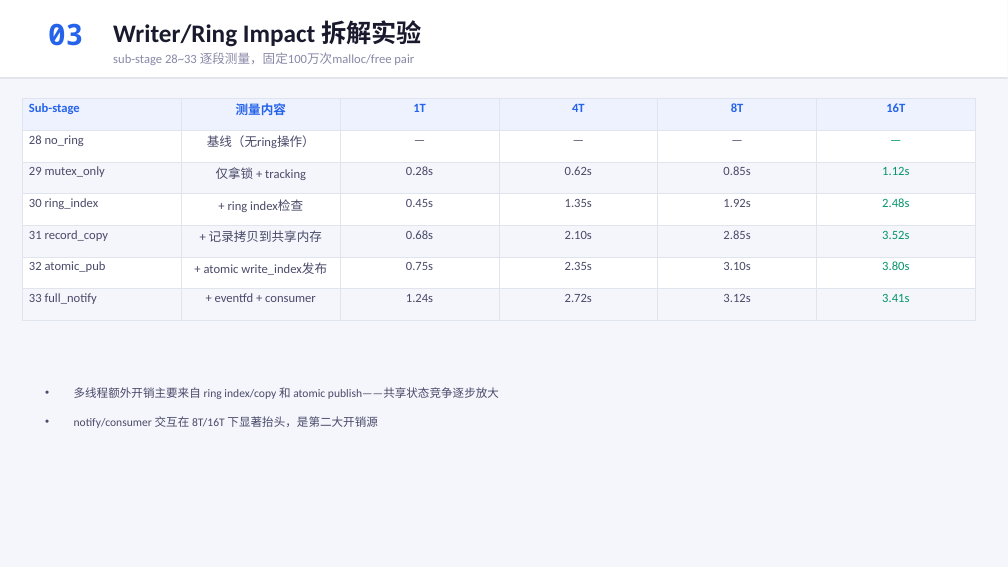
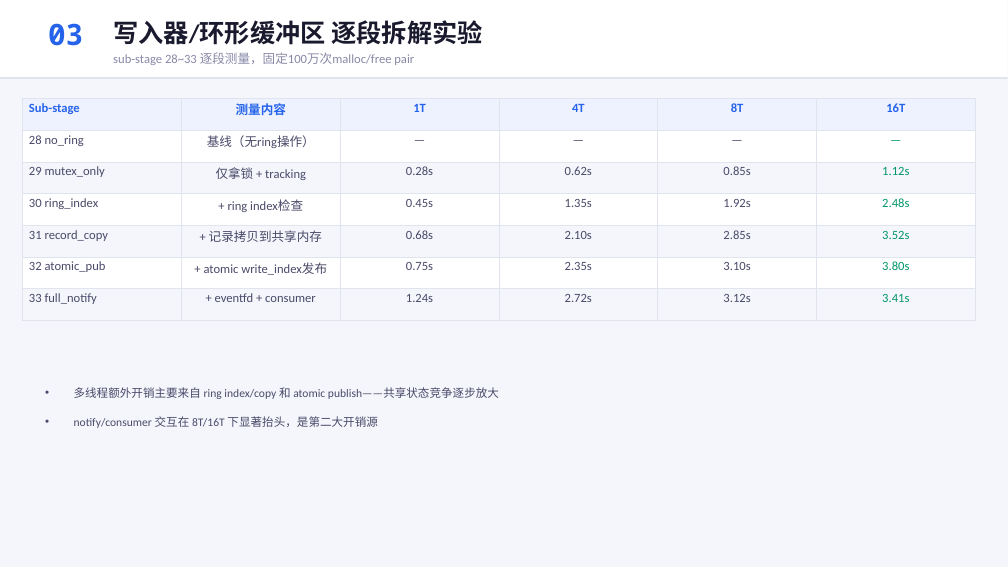
Before and after one commit to YiChiChen1106/Nativehook_linux_planb, a slide deck: slide 3 of presentation/native_hook_progress_2026-06-05.pptx. Drawn at 1008x567 pixels with LibreOffice and Linux fonts; fonts in the diff are those of the drawing. Boxes give left, top, right and bottom in pixels: in the first picture for what was removed or moved away, otherwise in the second. Text is boxed around its words. In the diff, an @@ line names an element or a change of style, - is before the commit and + after.

```diff
--- a/presentation/native_hook_progress_2026-06-05.pptx
+++ b/presentation/native_hook_progress_2026-06-05.pptx
@@ text at (113, 20, 482, 45): text changed @@
-Writer/Ring Impact 拆解实验
+写入器/环形缓冲区 逐段拆解实验
```
Also in this commit, not shown: 6 other slides changed, 2 other files.
